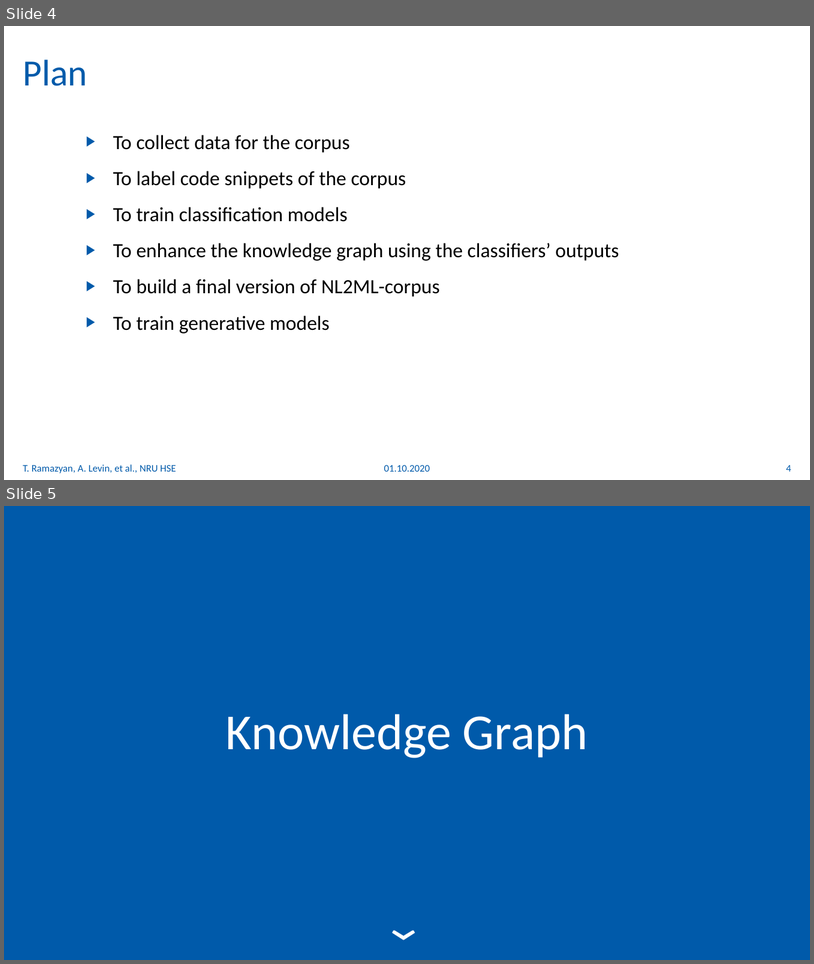
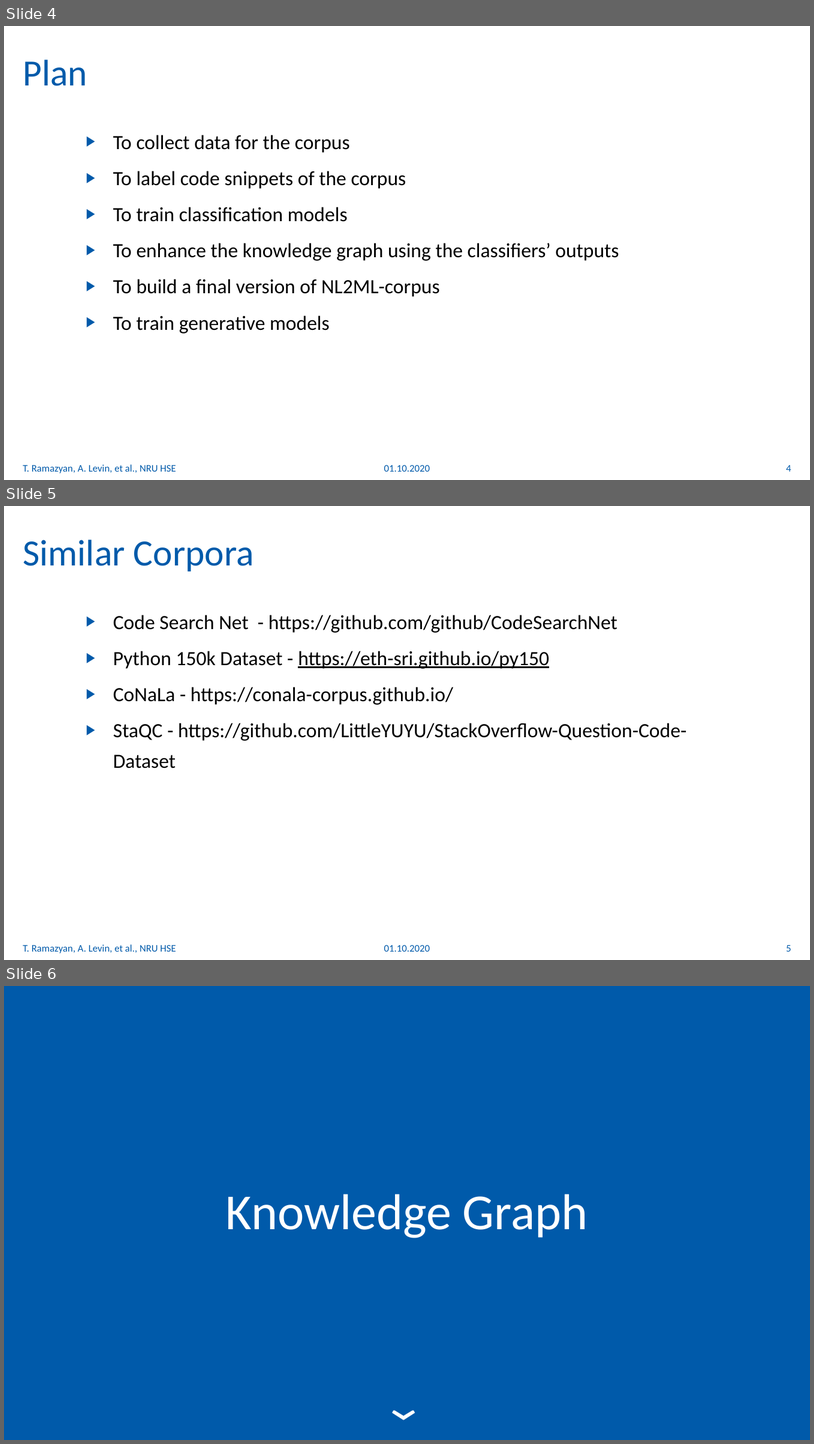
Before and after one commit to whatevernevermindbro/source_code_classification, a slide deck: nl2ml.pptx. Shown one above the other, each under a label of ours: slides 4 and 5 before the commit, slides 4, 5 and 6 after it. The pictures are 814x964 and 814x1444 pixels, drawn with LibreOffice and Linux fonts; fonts in the diff are those of the drawing. Boxes give left, top, right and bottom in pixels: in the first picture for what was removed or moved away, otherwise in the second. Text is boxed around its words. In the diff, an @@ line names an element or a change of style, - is before the commit and + after.

```diff
--- a/nl2ml.pptx
+++ b/nl2ml.pptx
@@ slide 5 added at box(4, 506, 810, 960), background #FFFFFF @@
@@ title added at box(23, 540, 254, 571), 44 pt, text #005AAA @@
+Similar Corpora
@@ text added at box(113, 615, 687, 768), 24 pt, text #000000 @@
+▶ Code Search Net - https://github.com/github/CodeSearchNet
+▶ Python 150k Dataset - https://eth-sri.github.io/py150
+▶ CoNaLa - https://conala-corpus.github.io/
+▶ StaQC - https://github.com/LittleYUYU/StackOverflow-Question-Code-Dataset
@@ text added at box(23, 944, 176, 953), 12 pt, text #005AAA @@
+T. Ramazyan, A. Levin, et al., NRU HSE
@@ text added at box(384, 945, 431, 951), 12 pt, text #005AAA @@
+01.10.2020
@@ page number added at box(786, 945, 791, 951), 12 pt, text #005AAA @@
+5
@@ what was slide 5 is now slide 6 @@
```
